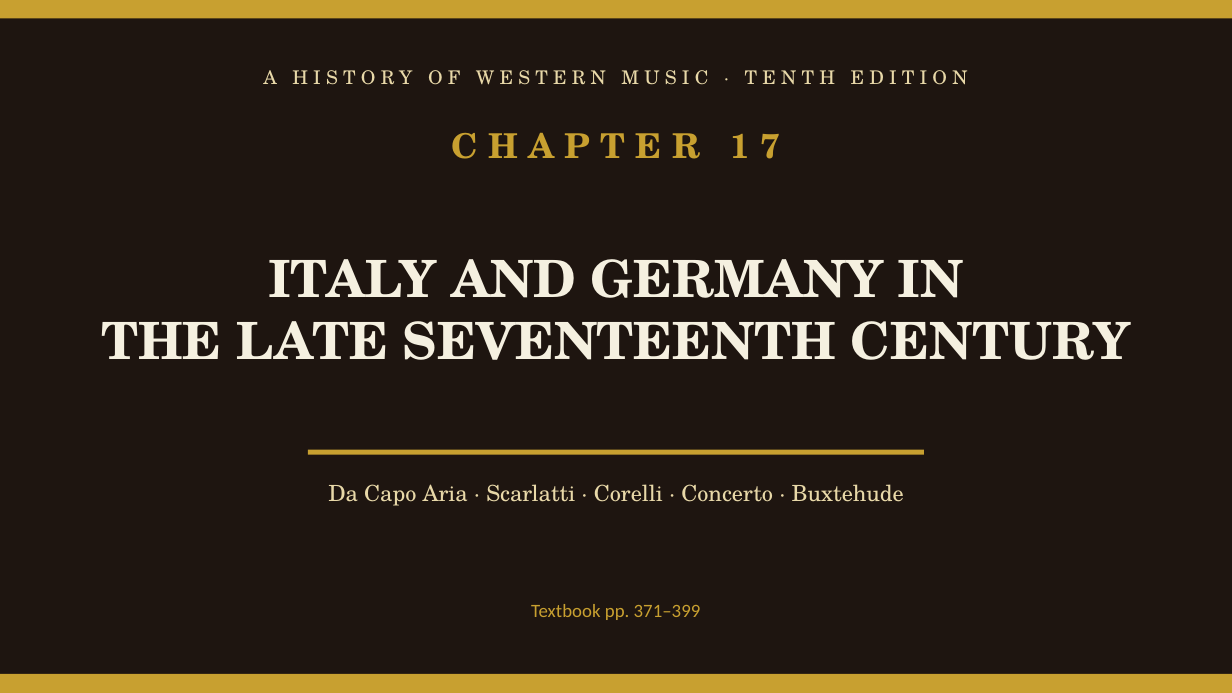
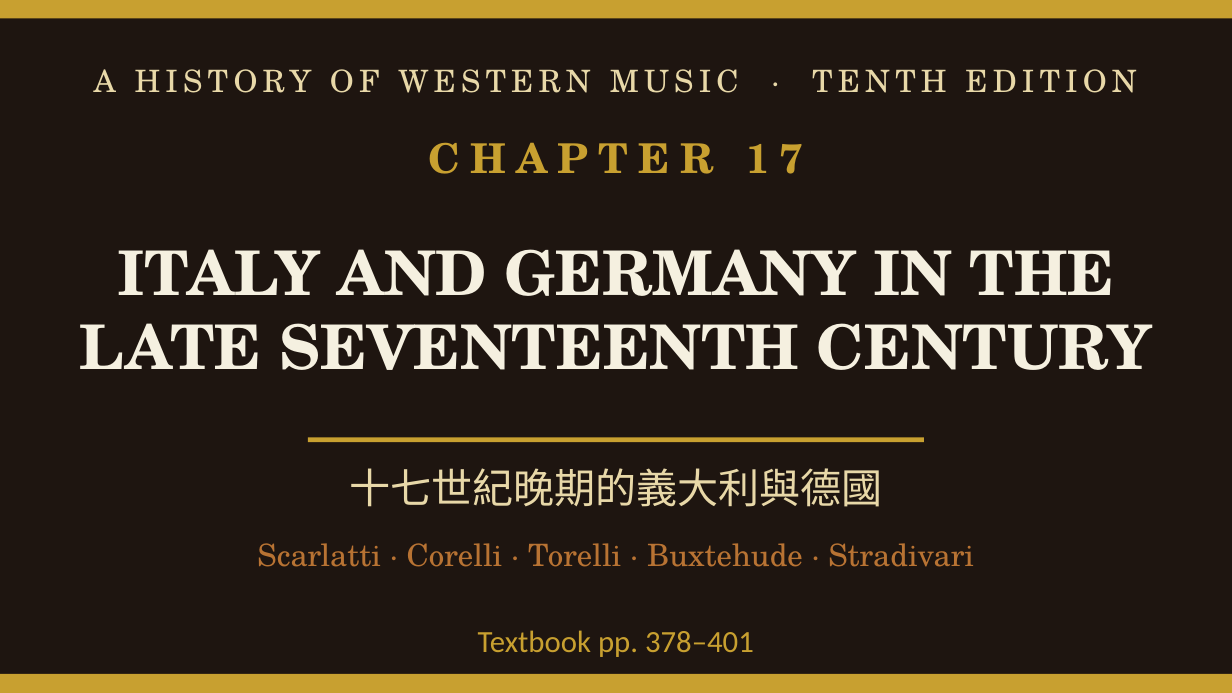
Before and after one commit to ccli-taipower/A_History_of_Western_Music, a slide deck: slide 1 of Ch17_Italy_Germany.pptx. Drawn at 1232x693 pixels with LibreOffice and Linux fonts; fonts in the diff are those of the drawing. Boxes give left, top, right and bottom in pixels: in the first picture for what was removed or moved away, otherwise in the second. Text is boxed around its words. In the diff, an @@ line names an element or a change of style, - is before the commit and + after.

```diff
--- a/Ch17_Italy_Germany.pptx
+++ b/Ch17_Italy_Germany.pptx
@@ text "A HISTORY OF WESTERN MUSIC ..." at (94, 69, 1137, 93): size 11 to 18 pt @@
@@ text "CHAPTER 17": place and size @@
-text "CHAPTER 17" at (452, 133, 781, 159)
+text "CHAPTER 17" at (428, 142, 803, 174)
@@ text "CHAPTER 17" at (428, 142, 803, 174): size 20 to 24 pt @@
@@ text at (79, 249, 1152, 370): text changed; size 30 to 36 pt @@
-ITALY AND GERMANY IN
-THE LATE SEVENTEENTH CENTURY
+ITALY AND GERMANY IN THE
+LATE SEVENTEENTH CENTURY
@@ rectangle: place and size @@
-rectangle at (308, 450, 924, 455)
+rectangle at (308, 437, 924, 442)
@@ text at (349, 468, 883, 507): text changed; size 13 to 24 pt @@
-Da Capo Aria · Scarlatti · Corelli · Concerto · Buxtehude
+十七世紀晚期的義大利與德國
@@ text added at (257, 543, 974, 567), 18 pt, text #B87333 @@
+Scarlatti · Corelli · Torelli · Buxtehude · Stradivari
@@ text "Textbook pp. 378–401" at (478, 630, 754, 657): vertical alignment middle to top @@
@@ text at (478, 630, 754, 657): text changed; size 11 to 18 pt @@
-Textbook pp. 371–399
+Textbook pp. 378–401
```
Also in this commit, not shown: 2 other slides changed, 25 slides added, 6 slides removed, 37 other files.
